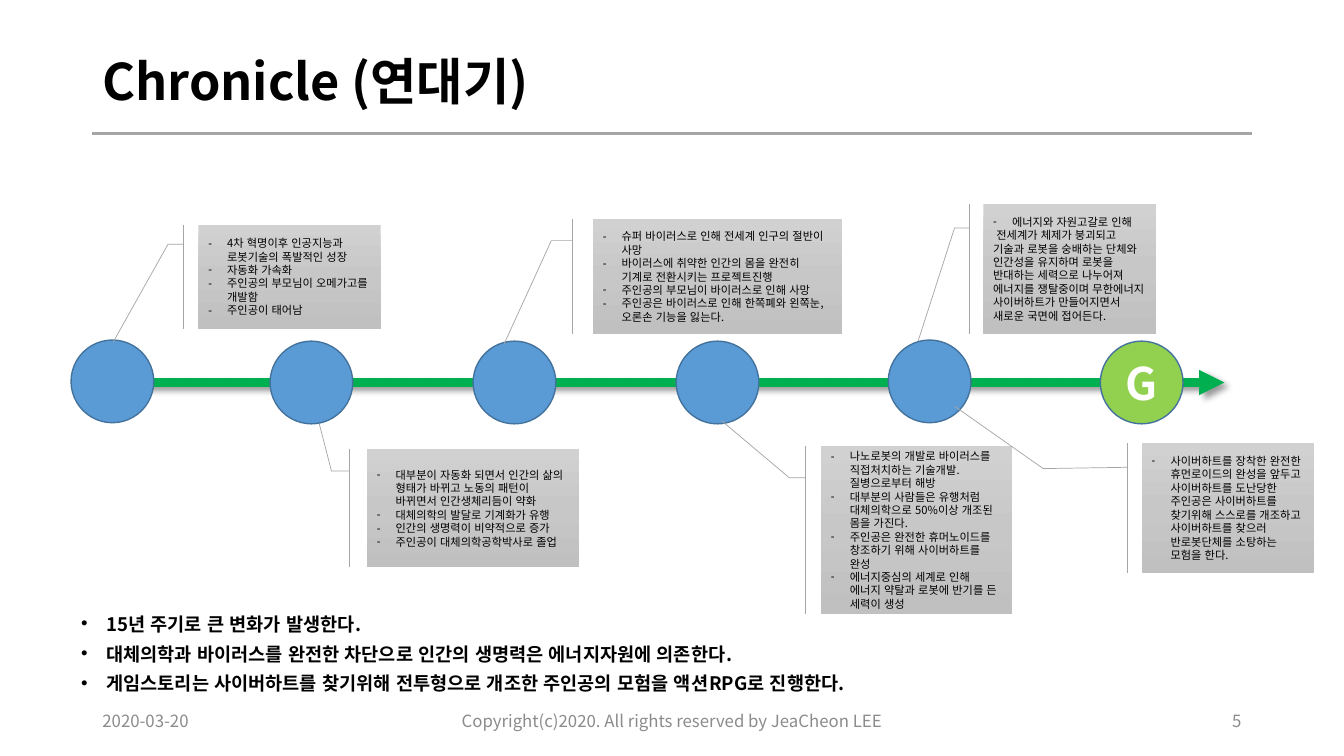
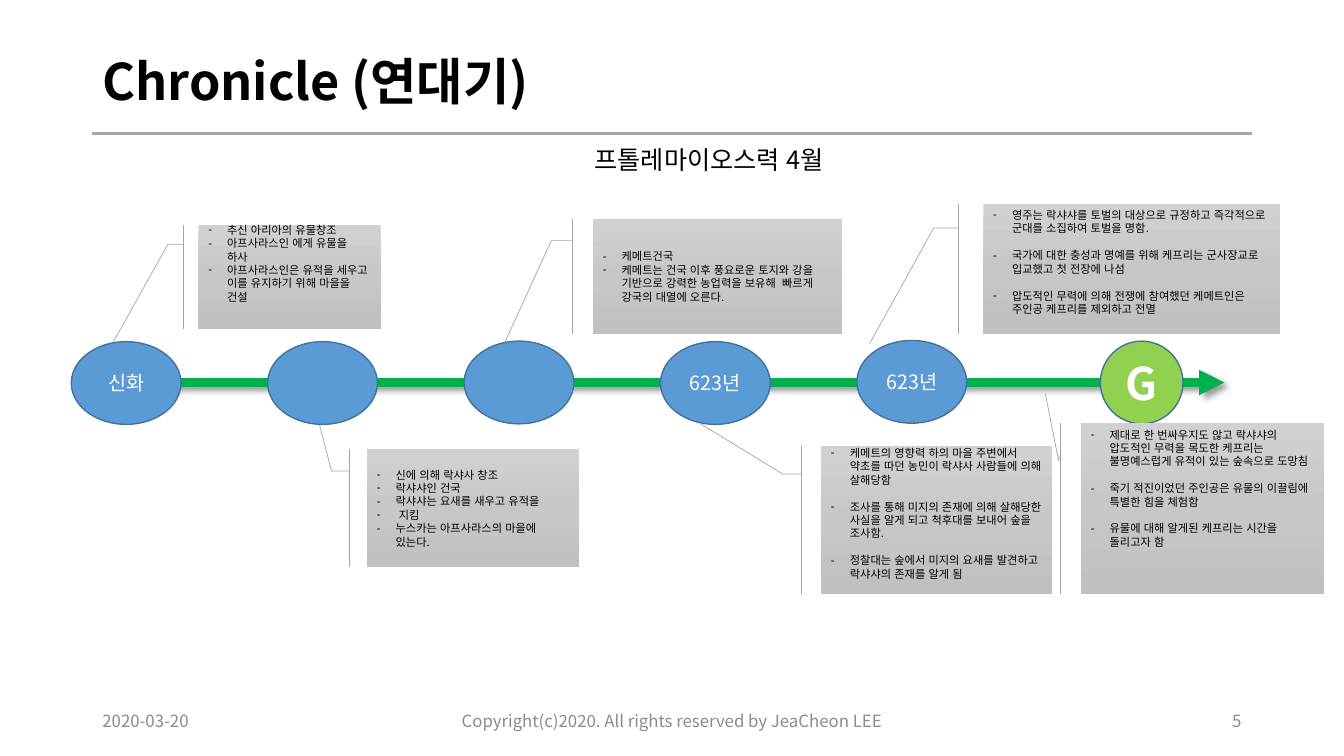
Before and after one commit to lee1030cjs/SemiProject_ActionRPG, a slide deck: slide 5 of 01.Document/01.컨셉기획/[SemiProject1]20200320_ActionRPG_concept_design_이재천_ver0.1.pptx. Drawn at 1344x756 pixels with LibreOffice and Linux fonts; fonts in the diff are those of the drawing. Boxes give left, top, right and bottom in pixels: in the first picture for what was removed or moved away, otherwise in the second. Text is boxed around its words. In the diff, an @@ line names an element or a change of style, - is before the commit and + after.

Commit message:
1. 컨셉기획 문서 업데이트 2. 참고자료 추가.

```diff
--- a/01.Document/01.컨셉기획/[SemiProject1]20200320_ActionRPG_concept_design_이재천_ver0.1.pptx
+++ b/01.Document/01.컨셉기획/[SemiProject1]20200320_ActionRPG_concept_design_이재천_ver0.1.pptx
@@ text added at [594,148,824,171], 18 pt, text #000000 @@
+프톨레마이오스력 4월
@@ accent callout "영주는 락샤샤를 토벌의 대상으로 규정하고 ...": place and size @@
-accent callout "영주는 락샤샤를 토벌의 대상으로 규정하고 ..." at [983,204,1155,334]
+accent callout "영주는 락샤샤를 토벌의 대상으로 규정하고 ..." at [983,204,1280,334]
@@ text in accent callout at [1012,209,1266,314]: text changed @@
-– 에너지와 자원고갈로 인해
-전세계가 체제가 붕괴되고 기술과 로봇을 숭배하는 단체와 인간성을 유지하며 로봇을 반대하는 세력으로 나누어져 에너지를 쟁탈중이며 무한에너지 사이버하트가 만들어지면서 새로운 국면에 접어든다.
+– 영주는 락샤샤를 토벌의 대상으로 규정하고 즉각적으로 군대를 소집하여 토벌을 명함.
+– 국가에 대한 충성과 명예를 위해 케프리는 군사장교로 입교했고 첫 전장에 나섬
+– 압도적인 무력에 의해 전쟁에 참여했던 케메트인은 주인공 케프리를 제외하고 전멸
@@ text in accent callout at [227,222,368,302]: text changed @@
-– 4차 혁명이후 인공지능과 로봇기술의 폭발적인 성장
-– 자동화 가속화
-– 주인공의 부모님이 오메가고를 개발함
-– 주인공이 태어남
+– 추신 아리아의 유물창조
+– 아프사라스인 에게 유물을 하사
+– 아프사라스인은 유적을 세우고 이를 유지하기 위해 마을을 건설
@@ text in accent callout at [622,250,813,302]: text changed @@
-– 슈퍼 바이러스로 인해 전세계 인구의 절반이 사망
-– 바이러스에 취약한 인간의 몸을 완전히 기계로 전환시키는 프로젝트진행
-– 주인공의 부모님이 바이러스로 인해 사망
-– 주인공은 바이러스로 인해 한쪽폐와 왼쪽눈, 오론손 기능을 잃는다.
+– 케메트건국
+– 케메트는 건국 이후 풍요로운 토지와 강을 기반으로 강력한 농업력을 보유해 빠르게 강국의 대열에 오른다.
@@ ellipse removed at [72,340,154,422] @@
@@ ellipse added at [72,342,181,424], fill #5B9BD5, outline #43739E 1 pt, 14 pt, text #FFFFFF @@
+신화
@@ ellipse: place and size @@
-ellipse at [270,341,353,423]
+ellipse at [268,342,378,424]
@@ ellipse: place and size @@
-ellipse at [473,341,556,423]
+ellipse at [464,341,574,423]
@@ ellipse "623년": place and size @@
-ellipse "623년" at [677,341,759,423]
+ellipse "623년" at [660,342,770,424]
@@ ellipse added at [857,341,967,423], fill #5B9BD5, outline #43739E 1 pt, 14 pt, text #FFFFFF @@
+623년
@@ ellipse removed at [888,340,971,422] @@
@@ text in ellipse at [690,374,741,391]: text added @@
+623년
@@ accent callout "케메트의 영향력 하의 마을 주변에서 ...": place and size @@
-accent callout "케메트의 영향력 하의 마을 주변에서 ..." at [822,447,1012,614]
+accent callout "케메트의 영향력 하의 마을 주변에서 ..." at [822,447,1053,594]
@@ text in accent callout at [850,445,1042,579]: text changed @@
-– 나노로봇의 개발로 바이러스를 직접처치하는 기술개발. 질병으로부터 해방
-– 대부분의 사람들은 유행처럼 대체의학으로 50%이상 개조된 몸을 가진다.
-– 주인공은 완전한 휴머노이드를 창조하기 위해 사이버하트를 완성
-– 에너지중심의 세계로 인해 에너지 약탈과 로봇에 반기를 든 세력이 생성
+– 케메트의 영향력 하의 마을 주변에서 약초를 따던 농민이 락샤사 사람들에 의해 살해당함
+– 조사를 통해 미지의 존재에 의해 살해당한 사실을 알게 되고 척후대를 보내어 숲을 조사함.
+– 정찰대는 숲에서 미지의 요새를 발견하고 락샤샤의 존재를 알게 됨
@@ accent callout "제대로 한 번싸우지도 않고 락샤샤의 ...": place and size @@
-accent callout "제대로 한 번싸우지도 않고 락샤샤의 ..." at [1142,443,1315,573]
+accent callout "제대로 한 번싸우지도 않고 락샤샤의 ..." at [1081,423,1324,594]
@@ accent callout "제대로 한 번싸우지도 않고 락샤샤의 ..." at [1081,423,1324,594]: proportions changed @@
@@ text in accent callout at [1110,429,1308,547]: text changed @@
-– 사이버하트를 장착한 완전한 휴먼로이드의 완성을 앞두고 사이버하트를 도난당한 주인공은 사이버하트를 찾기위해 스스로를 개조하고 사이버하트를 찾으러 반로봇단체를 소탕하는 모험을 한다.
+– 제대로 한 번싸우지도 않고 락샤샤의 압도적인 무력을 목도한 케프리는 불명예스럽게 유적이 있는 숲속으로 도망침
+– 죽기 적진이었던 주인공은 유물의 이끌림에 특별한 힘을 체험함
+– 유물에 대해 알게된 케프리는 시간을 돌리고자 함
@@ text in accent callout at [396,469,539,547]: text changed @@
-– 대부분이 자동화 되면서 인간의 삶의 형태가 바뀌고 노동의 패턴이 바뀌면서 인간생체리듬이 약화
-– 대체의학의 발달로 기계화가 유행
-– 인간의 생명력이 비약적으로 증가
-– 주인공이 대체의학공학박사로 졸업
+– 신에 의해 락샤사 창조
+– 락샤샤인 건국
+– 락샤샤는 요새를 새우고 유적을
+– 지킴
+– 누스카는 아프사라스의 마을에 있는다.
@@ text removed at [106,615,845,692] @@
-• 15년 주기로 큰 변화가 발생한다.
-• 대체의학과 바이러스를 완전한 차단으로 인간의 생명력은 에너지자원에 의존한다.
-• 게임스토리는 사이버하트를 찾기위해 전투형으로 개조한 주인공의 모험을 액션RPG로 진행한다.
```
Also in this commit, not shown: 9 other slides changed, 1 slide added, 2 other files.
